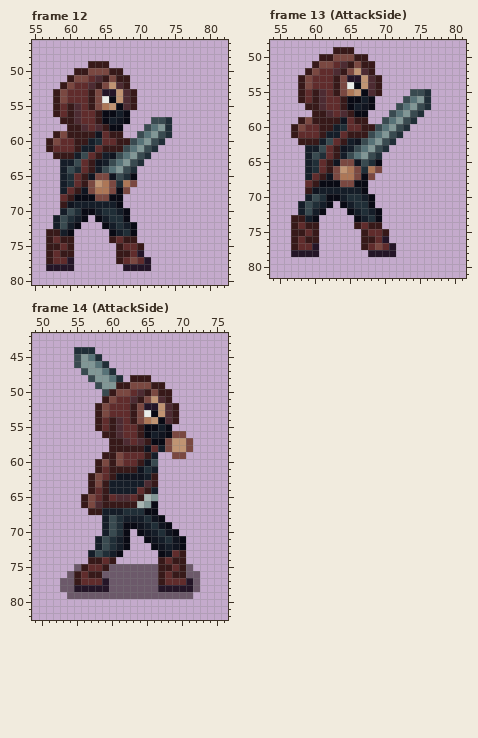
One commit to this pixel-art file: Assets/Art/Aseprite/archerAseprite.aseprite. The picture above was drawn from the file before the commit.
128x128 pixels, 64 frames. Pixels under 10% opacity are left out. Colours within 5 levels of each other are drawn and written as one. Shown: frame 12: x 55..82, y 46..80; frame 13 (AttackSide): x 54..81, y 48..81; frame 14 (AttackSide): x 49..76, y 42..82. The commit also changed other frames, which this record leaves out.
The result:
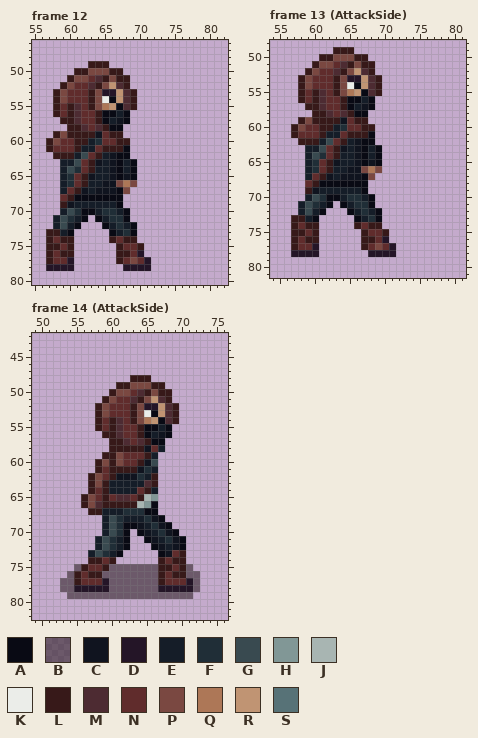
Palette (. is transparent): A #090a14  B #14090980  C #10141f  D #241527  E #151d28  F #202e37  G #394a50  H #819796  J #a8b5b2  K #ebede9  L #371919  M #4d2b32  N #602c2c  P #7a4841  Q #ad7757  R #c09473  S #577277
Difference:
layer "SwordSwing" now hidden
Changed rows in their new state; - is an unchanged pixel.
Frame 12:
first column x 63:
57 ---------...
58 --------....
59 -------.....
60 ------.....-
61 -----A....--
62 ----AA...---
63 ---CAEA.----
64 --ECAEA-----
65 -EE-AC------
66 EECCP-------
67 ECCC--------
68 -AA---------
Frame 13 (AttackSide):
first column x 63:
55 -----------...
56 ----------....
57 ---------.....
58 --------.....-
59 -------.....--
60 ------.....---
61 -----A....----
62 ----AA...-----
63 ---CAEA.------
64 --ECAEA-------
65 -EE-AC--------
66 EECCP---------
67 ECCC----------
68 -AA-----------
Frame 14 (AttackSide):
first column x 55:
44 ...----
45 ....---
46 .....--
47 -.....-
48 --.....
49 ---...-
50 ----.--
first column x 64:
56 -----..-
57 ----....
58 ----....
59 -----..-
62 F-------
Pixel boxes of the changes (left, top, right, bottom) in both pictures:
changed: (88, 117, 172, 201)
changed: (333, 89, 431, 187)
erased: (74, 347, 123, 396)
changed: (137, 431, 193, 480)
